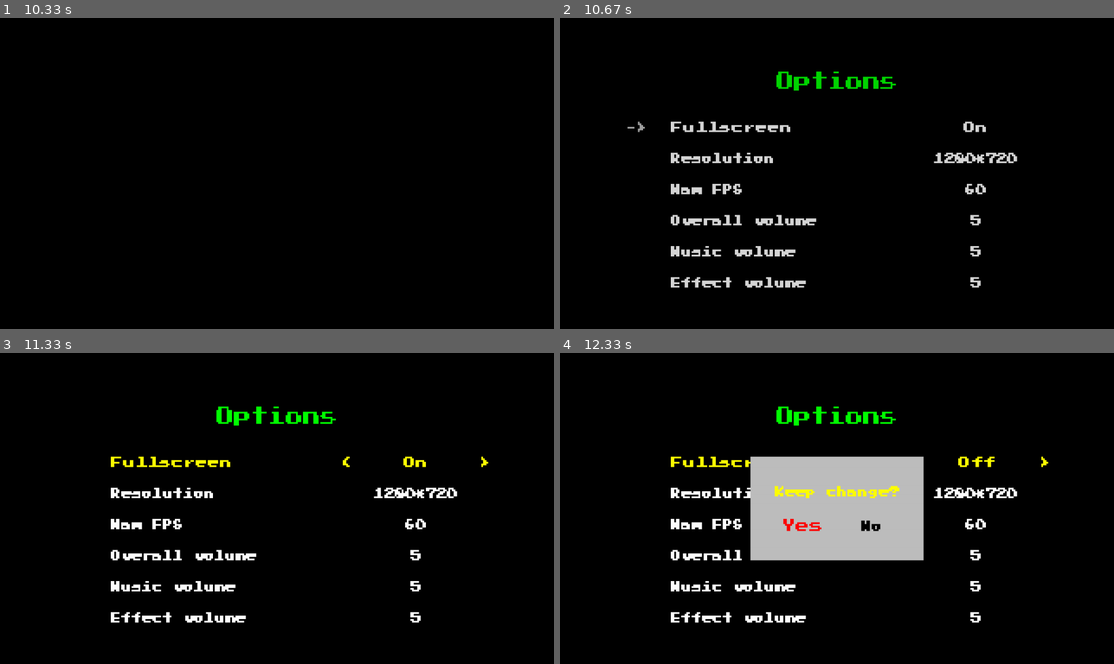
Above: before the commit, frames 1-4 (two rows, left to right).
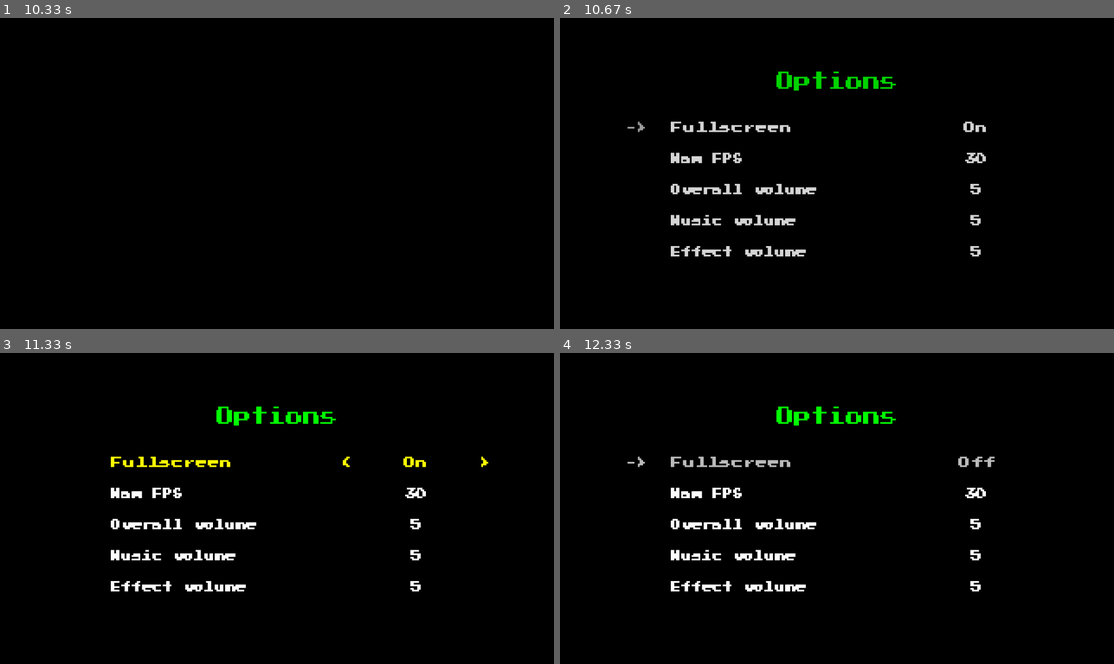
Above: after the commit, the same moments.

Repository: ShiratoDesu/evog_pygame
Game: pygame game, started from game.py
The game is run twice, just before and just after one commit, with the same random seed, the same clock (stepped at 60 frames per second) and the same inputs.
Inputs:
- Up to frame 1 (10.33 s): hold Up 1.9-2.37 s; tap Enter at 3.57, 9.87 s; hold Down 6.47-6.93 s; hold Up 7.4-7.77 s; hold Down 8.47-8.83 s; hold Up from 10.2 s (still down)
- Up to frame 2 (10.67 s): release Up at 10.5 s
- Up to frame 3 (11.33 s): tap Enter at 11.03 s
- Up to frame 4 (12.33 s): hold Left 11.37-11.9 s; tap Enter at 12.27 s

Frame 1 is identical in both runs. In frame 2, 2.3% of the frame differs, in the area x 20-83%, y 43-87%; in frame 3, 2.4%; in frame 4, 13%, in the area x 12-89%, y 33-87%.

Commit message:
delete resolution option

Diff:
--- a/game.py
+++ b/game.py
@@ -16,8 +16,6 @@
 
         self.setting_value = {
             "fullscreen": False,
-            "screen_w": 1280,
-            "screen_h": 720,
             "max_fps": 60,
             "overall_sound": 0.5,
             "music_sound": 1,
@@ -26,13 +24,14 @@
         self.load_saved()
 
         self.GAME_W, self.GAME_H = 320, 180
+        self.SCREEN_W, self.SCREEN_H = 1280, 720
         self.game_canvas = pygame.Surface((self.GAME_W, self.GAME_H))
         if self.setting_value["fullscreen"] == True:
             self.screen = pygame.display.set_mode(
-                (self.setting_value["screen_w"], self.setting_value["screen_h"]), pygame.FULLSCREEN)
+                (self.SCREEN_W, self.SCREEN_H), pygame.FULLSCREEN)
         else:
             self.screen = pygame.display.set_mode(
-                (self.setting_value["screen_w"], self.setting_value["screen_h"]))
+                (self.SCREEN_W, self.SCREEN_H))
 
         self.running, self.playing = True, True
 
@@ -63,7 +62,6 @@
             self.get_events()
             self.update()
             self.render()
-            pygame.display.flip()
             self.clock.tick(self.setting_value["max_fps"])
 
     def get_events(self):
@@ -104,7 +102,8 @@
     def render(self):
         self.state_stack[-1].render(self.game_canvas)
         self.screen.blit(pygame.transform.scale(
-            self.game_canvas, (self.setting_value["screen_w"], self.setting_value["screen_h"])), (0, 0))
+            self.game_canvas, (self.SCREEN_W, self.SCREEN_H)), (0, 0))
+        pygame.display.flip()
 
 # Game Section
 
@@ -119,6 +118,15 @@
 
     def game_delay(self, delay_sec):
         pygame.time.delay(delay_sec * 1000)
+
+    def change_resolution(self):
+        if self.setting_value["fullscreen"] == True:
+            self.screen = pygame.display.set_mode(
+                (self.SCREEN_W, self.SCREEN_H), pygame.FULLSCREEN)
+        else:
+            self.screen = pygame.display.set_mode(
+                (self.SCREEN_W, self.SCREEN_H))
+        self.render()
 
     def exit_game(self):
         self.save_data()
--- a/saved/setting.txt
+++ b/saved/setting.txt
@@ -1 +1 @@
-{"fullscreen": true, "screen_w": 1280, "screen_h": 720, "max_fps": 60, "overall_sound": 0.5, "music_sound": 1, "effect_sound": 1}
+{"fullscreen": true, "max_fps": 30, "overall_sound": 0.5, "music_sound": 1, "effect_sound": 1}
--- a/states/menus/options_menu.py
+++ b/states/menus/options_menu.py
@@ -12,20 +12,18 @@
         # size, text, color, % canvas width, % canvas height
         self.options = (
             [7, "Fullscreen", "white", .20, .35],
-            [6, "Resolution", "white", .20, .45],
-            [6, "Max FPS", "white", .20, .55],
-            [6, "Overall volume", "white", .20, .65],
-            [6, "Music volume", "white", .20, .75],
-            [6, "Effect volume", "white", .20, .85]
+            [6, "Max FPS", "white", .20, .45],
+            [6, "Overall volume", "white", .20, .55],
+            [6, "Music volume", "white", .20, .65],
+            [6, "Effect volume", "white", .20, .75],
         )
         # size, tect, color, % canvas width, % canvas height, num of setable value
         self.setted_value = (
             [7, self.fullscreen, "white", .75, .35, 2],
-            [6, self.resolution, "white", .75, .45, 3],
-            [6, self.max_fps, "white", .75, .55, 2],
-            [6, self.overall_volume, "white", .75, .65, 5],
-            [6, self.music_volume, "white", .75, .75, 5],
-            [6, self.effect_volume, "white", .75, .85, 5]
+            [6, self.max_fps, "white", .75, .45, 3],
+            [6, self.overall_volume, "white", .75, .55, 2],
+            [6, self.music_volume, "white", .75, .65, 5],
+            [6, self.effect_volume, "white", .75, .75, 5],
         )
 
         self.menu_index = 0
@@ -94,7 +92,6 @@
             self.fullscreen = "On"
         else:
             self.fullscreen = "Off"
-        self.resolution = str(self.screen_w) + "*" + str(self.screen_h)
         self.max_fps = self.game.setting_value["max_fps"]
         self.overall_volume = int(
             self.game.setting_value["overall_sound"] * 10)
@@ -106,11 +103,10 @@
     # assign value of variable to setted_value list
     def update_setted_value(self):
         self.setted_value[0][1] = self.fullscreen
-        self.setted_value[1][1] = self.resolution
-        self.setted_value[2][1] = self.max_fps
-        self.setted_value[3][1] = self.overall_volume
-        self.setted_value[4][1] = self.music_volume
-        self.setted_value[5][1] = self.effect_volume
+        self.setted_value[1][1] = self.max_fps
+        self.setted_value[2][1] = self.overall_volume
+        self.setted_value[3][1] = self.music_volume
+        self.setted_value[4][1] = self.effect_volume
 
     # draw each value and option setting
     def draw_options(self):
@@ -133,8 +129,6 @@
     def run_setting_by_index(self, actions):
         if self.options[self.menu_index][1] == "Fullscreen":
             self.fullscreen_choice(actions)
-        elif self.options[self.menu_index][1] == "Resolution":
-            pass
         elif self.options[self.menu_index][1] == "Max FPS":
             self.max_fps_choice(actions)
         elif self.options[self.menu_index][1] == "Overall volume":
@@ -169,26 +163,25 @@
                 self.play_error_sound()
 
     # create list of each setting in options and set last index
+    def create_setable(self, list, current_value):
+        self.setable_value.clear()
+        for value in list:
+            self.setable_value.append(value)
+            if value == current_value:
+                self.setting_index = list.index(value)
+        self.last_setting_index = self.setting_index
+
     def get_setable_value(self):
-        self.setable_value.clear()
         fullscreen_value = ["Off", "On"]
-        max_fps_value = [30,60]
+        max_fps_value = [30, 60]
 
         # create fullscreen setting list
         if self.options[self.menu_index][1] == "Fullscreen":
-            for value in fullscreen_value:
-                self.setable_value.append(value)
-                if value == self.fullscreen:
-                    self.setting_index = fullscreen_value.index(value)
-            self.last_setting_index = self.setting_index
+            self.create_setable(fullscreen_value, self.fullscreen)
 
         # create max fps setting list
         elif self.options[self.menu_index][1] == "Max FPS":
-            for value in max_fps_value:
-                self.setable_value.append(value)
-                if value == self.max_fps:
-                    self.setting_index = max_fps_value.index(value)
-            self.last_setting_index = self.setting_index
+            self.create_setable(max_fps_value, self.max_fps)
 
     # method to run when fullscreen is selected
     def fullscreen_choice(self, actions):
@@ -202,19 +195,12 @@
         # if player press enter to change value that not last value
         if actions["enter"] & (self.fullscreen != last_setting):
             self.play_confirm_sound()
-            last_bool = self.game.setting_value["fullscreen"]
             if self.fullscreen == "On":
-                pygame.display.toggle_fullscreen()
                 self.game.setting_value["fullscreen"] = True
             elif self.fullscreen == "Off":
-                pygame.display.toggle_fullscreen()
                 self.game.setting_value["fullscreen"] = False
 
-            # ask player to keep change and do below if player not keep
-            if self.check_confirm("Keep change?", 6) != True:
-                pygame.display.toggle_fullscreen()
-                self.game.setting_value["fullscreen"] = last_bool
-                self.fullscreen = last_setting
+            self.game.change_resolution()
             self.is_setting = False
 
         # if player press escape while setting
